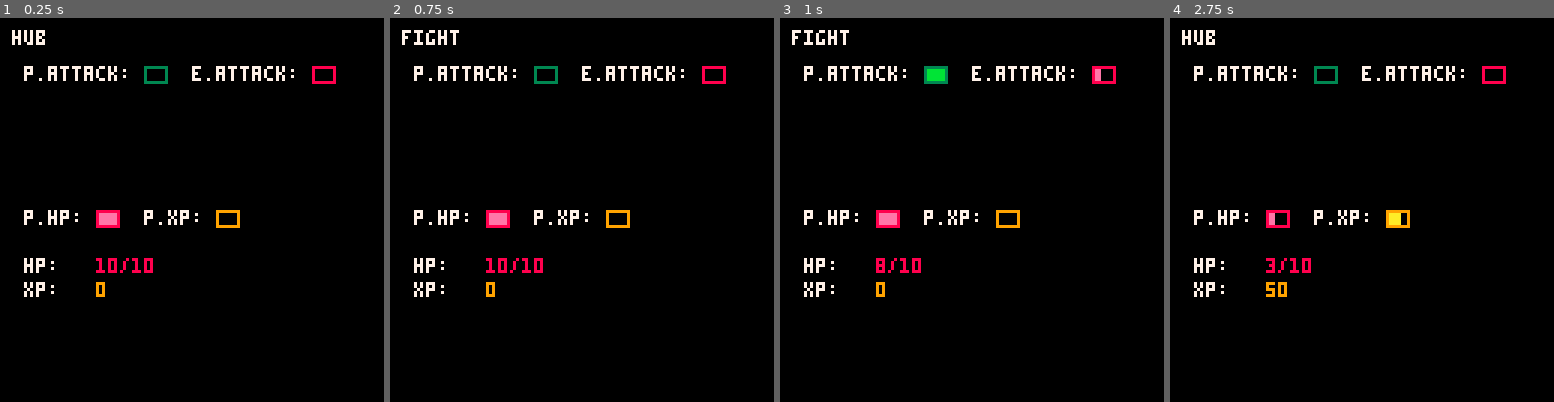
Above: before the commit, frames 1-4 (left to right).
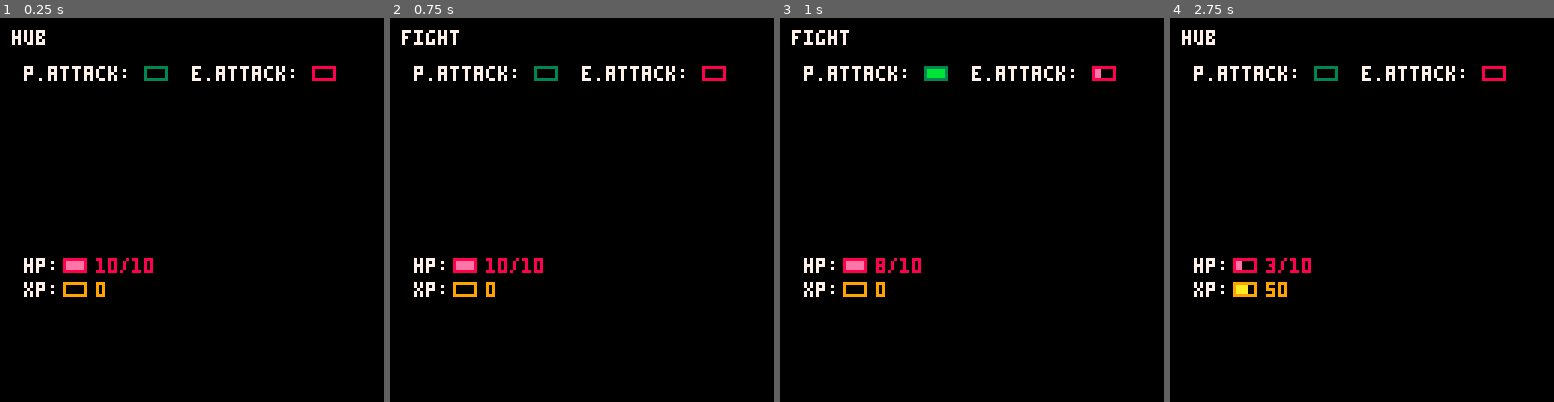
Above: after the commit, the same moments.

Repository: VedVid/IdleRPG
Game: PICO-8 cartridge idlerpg.p8
Two runs of this game, one before a commit and one after it. Both use one fixed random seed, a clock stepped at 60 frames per second and the inputs below.
Inputs:
- Up to frame 1 (0.25 s): no input
- Up to frame 2 (0.75 s): tap O (Z key) at 0.7 s
- Up to frame 3 (1 s): no input
- Up to frame 4 (2.75 s): tap O (Z key) at 1.7, 2.1, 2.5 s

The runs differ from the first frame. In frame 1, 1.4% of the frame differs, in the area x 6-88%, y 15-73%; in frame 2, 1.4%; in frame 3, 1.4%; in frame 4, 1.4%.

Commit message:
Reworked the UI a bit again. Now the HP and XP bars will be placed right next to the exact values

Diff:
--- a/idlerpg.p8
+++ b/idlerpg.p8
@@ -31,13 +31,11 @@
  print(game_state, 4, 4, 7)
  print("p.attack:", 8, 16, 7)
  draw_bar(player.attack_bar, 48, 16)
- print("p.hp:", 8, 64, 7)
- draw_bar(player.hp_bar, 32, 64)
- print("p.xp:", 48, 64, 7)
- draw_bar(player.xp_bar, 72, 64)
  print("hp: ", 8, 80, 7)
+ draw_bar(player.hp_bar, 21, 80)
  print(player.current_hp.."/"..player.max_hp, 32, 80, 8)
  print("xp: ", 8, 88, 7)
+ draw_bar(player.xp_bar, 21, 88)
  print(player.current_xp, 32, 88, 9)
  print("e.attack:", 64, 16, 7)
  draw_bar(enemy.attack_bar, 104, 16)
@@ -154,134 +152,134 @@
 00000000900000099aa000099aaaa0099aaaaaa9800000088ee000088eeee0088eeeeee8300000033bb000033bbbb0033bbbbbb3000000000000000000000000
 00700700900000099aa000099aaaa0099aaaaaa9800000088ee000088eeee0088eeeeee8300000033bb000033bbbb0033bbbbbb3000000000000000000000000
 00077000900000099aa000099aaaa0099aaaaaa9800000088ee000088eeee0088eeeeee8300000033bb000033bbbb0033bbbbbb3000000000000000000000000
-00077000900000099aa000099aaaa0099aaaaaa9800000088ee000088eeee0088eeeeee8300000033bb000033bbbb0033bbbbbb3000000000000000000000000
-00700700999999999999999999999999999999998888888888888888888888888888888833333333333333333333333333333333000000000000000000000000
-…(129 lines of a section not shown)…
+00077000999999999999999999999999999999998888888888888888888888888888888833333333333333333333333333333333000000000000000000000000
+00700700000000000000000000000000000000000000000000000000000000000000000000000000000000000000000000000000000000000000000000000000
+…(129 lines of a section not shown)…
